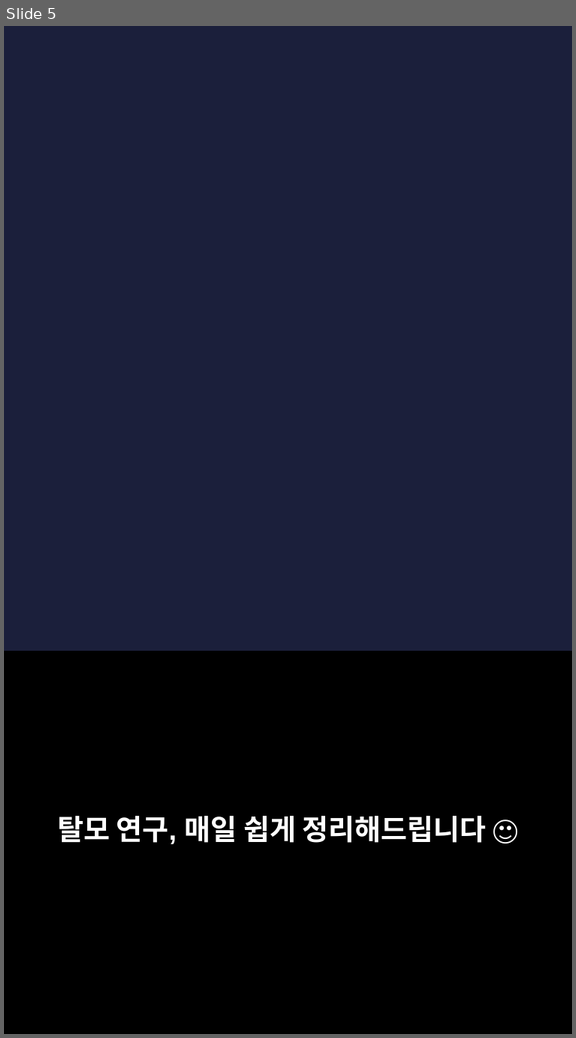
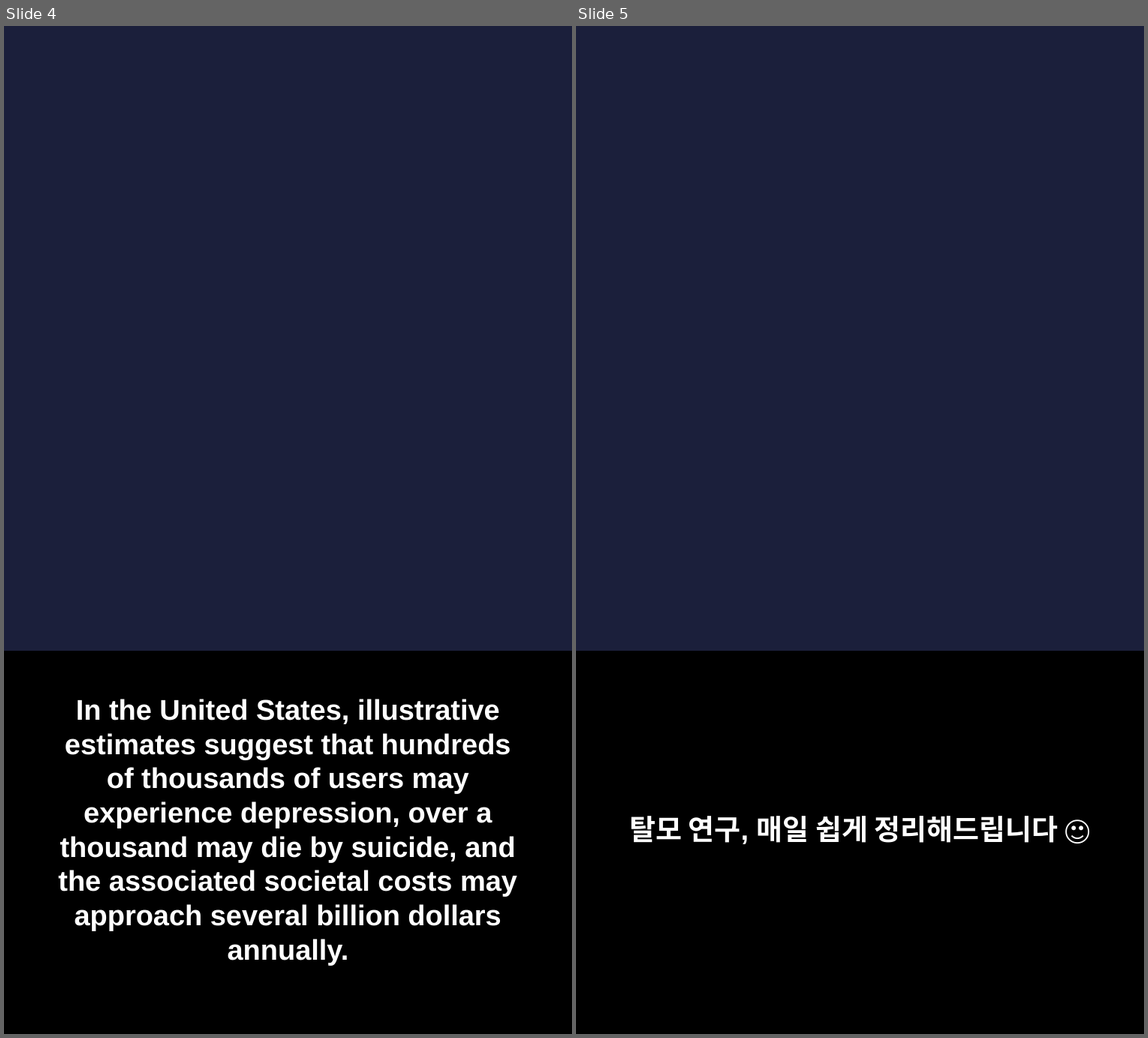
Before and after one commit to hyokang2010-BJ-ANTH/product-builder-test, a slide deck: pwa/data/latest/slides.pptx. Shown side by side, each under a label of ours: slide 5 before the commit, slides 4 and 5 after it. The pictures are 576x1038 and 1148x1038 pixels, drawn with LibreOffice and Linux fonts; fonts in the diff are those of the drawing; background and template pictures are left out. Boxes give left, top, right and bottom in pixels: in the first picture for what was removed or moved away, otherwise in the second. Text is boxed around its words. In the diff, an @@ line names an element or a change of style, - is before the commit and + after.

```diff
--- a/pwa/data/latest/slides.pptx
+++ b/pwa/data/latest/slides.pptx
@@ slide 4 added at box(4, 26, 572, 1034), background picture (left out) @@
@@ rectangle added at box(4, 652, 572, 1034), fill #000000 @@
@@ text added at box(58, 699, 517, 965), 22 pt, text #FFFFFF, bold @@
+In the United States, illustrative estimates suggest that hundreds of thousands of users may experience depression, over a thousand may die by suicide, and the associated societal costs may approach several billion dollars annually.
```
Also in this commit, not shown: 2 slides changed, 3 other slides added, 5 slides removed, 26 other files.
